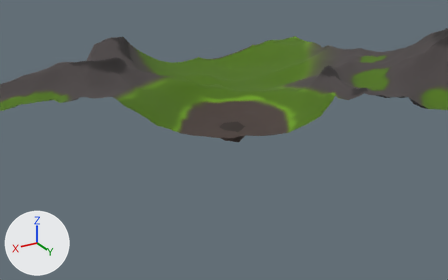
The Blender file maps/extras/height_map/height_map.blend: old version first, new version second.
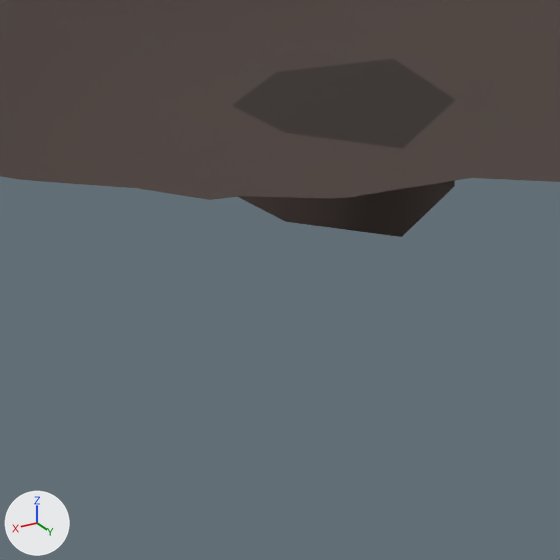
Each version is shown from a camera (50 mm lens) standing at (230.8, 375.2, 174.9) and looking at (-10.8, -27.4, -26.4), then close up on the part from 43% to 57% of the width and 41% to 64% of the height. The lights are fixed; the arrows at lower left show +X, +Y and +Z. Everything nearer to the camera than a plane just in front of the edit is cut away. Objects named as collision shapes, trigger or cutter boxes, shadow casters or lower levels of detail are left out.

In view in the first close-up: 'Hole', 'Plane', 'Tunnel'.
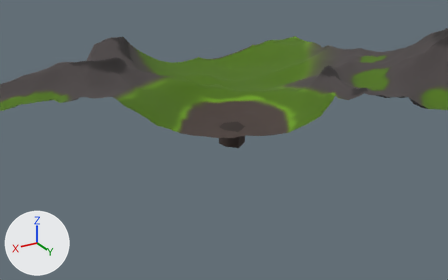
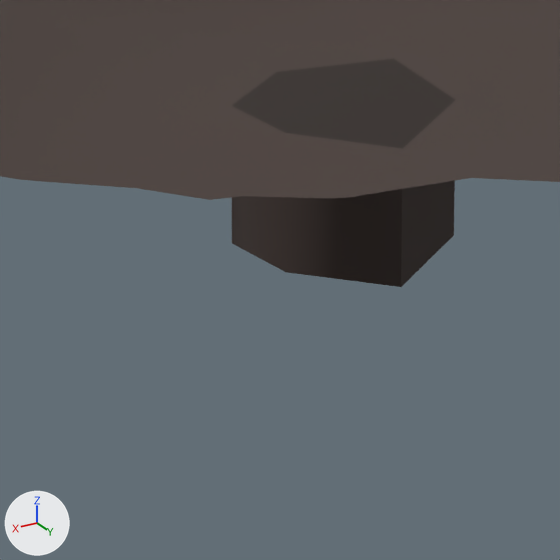
Commit message: Made tunnel larger

Edits to the bpy script that builds the scene:
```text
Change me_plane_004:
    used by ob_tunnel; location = (0.0, 0.0, 0.0)
    verts and faces of me_plane_004; kept vertices keep their numbers, new ones are numbered from 12
    before: 2 (-27.7, -22.0, -15.9) at pixel (455, 99), 4 (-15.7, -12.7, -15.1) at pixel (402, 148), 6 (-27.5, -33.0, -24.4), 7 (-15.8, -35.6, -24.2), 8 (-27.7, -22.0, -24.9) at pixel (454, 186)
    before: 9 (-5.4, -26.7, -22.6), 10 (-15.7, -12.7, -24.1) at pixel (401, 236), 11 (-5.4, -16.7, -21.8) at pixel (285, 221)
    remove me_plane_004.from_pydata(...)  # 12 vertices, 6 faces; spans x -27.7..-5.4, y -35.6..-12.7, z -24.9..-12.8
    add me_plane_004.from_pydata(...)  # 16 vertices, 10 faces; spans x -27.7..-5.4, y -35.6..-12.7, z -30.1..-12.8
    me_plane_004 part 1
    add delete_faces([(2, 8, 10, 4)])
    add for i in [7, 8, 10, 11]: verts[i] += (0.0, 0.0, -5.2)
    add verts[6] = (-27.5, -33.0, -29.5)  # moved
    add verts[9] = (-5.4, -26.7, -27.7)  # moved, pixel (231, 243)
    add for new, old in zip([*range(12, 16)], [2, 4, 8, 10]): verts[new] = verts[old] + (0.0, 0.0, 0.0)
    add faces += [(2, 8, 14, 12), (12, 14, 15, 13), (8, 10, 15, 14), (4, 13, 15, 10), (2, 12, 13, 4)]
```

Location of each change, (x1, y1, x2, y2) in pixels of the close-ups (560 x 560 px):
'Tunnel', reshaped
    before: (239, 181, 455, 237)
    after: (232, 181, 455, 287)
